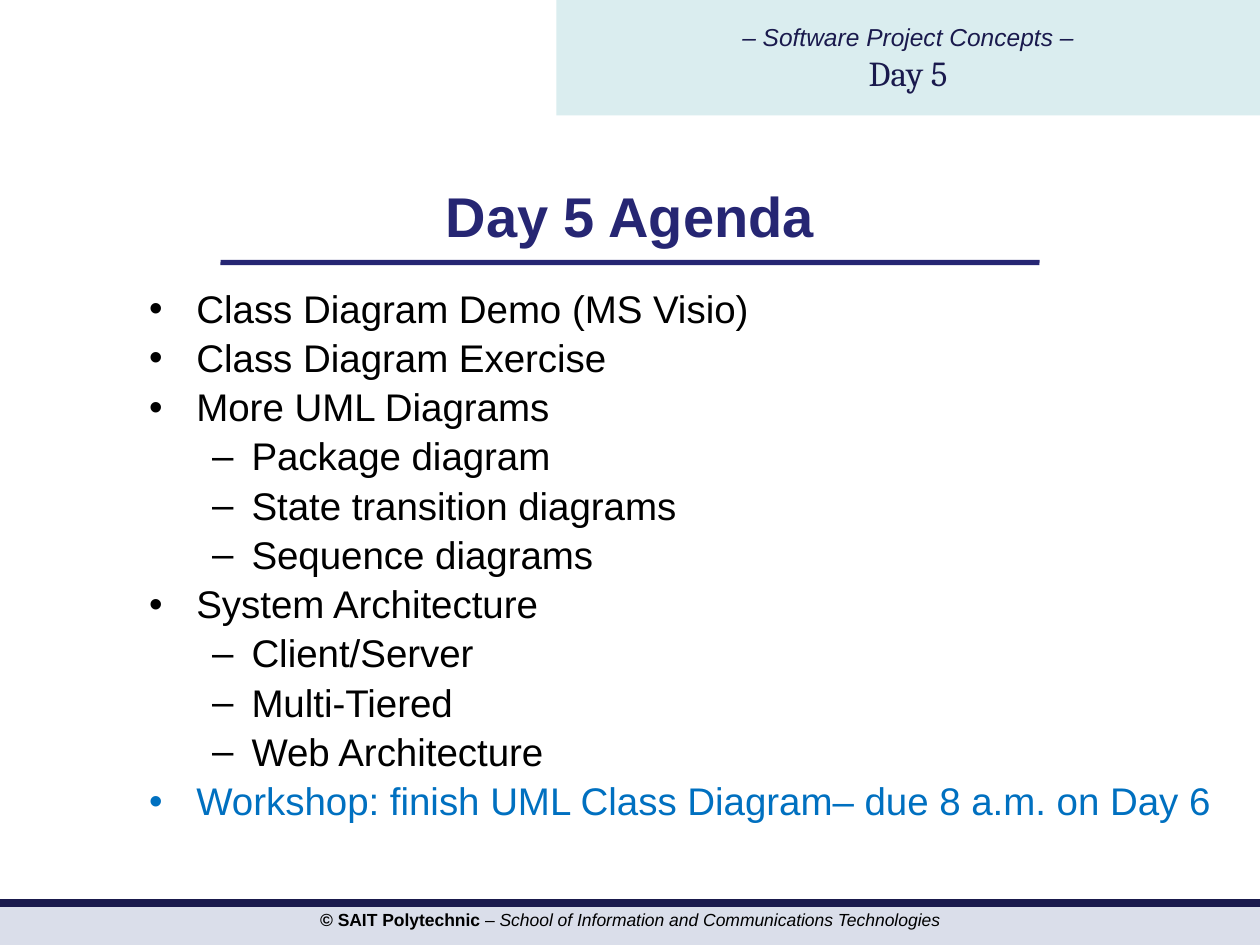
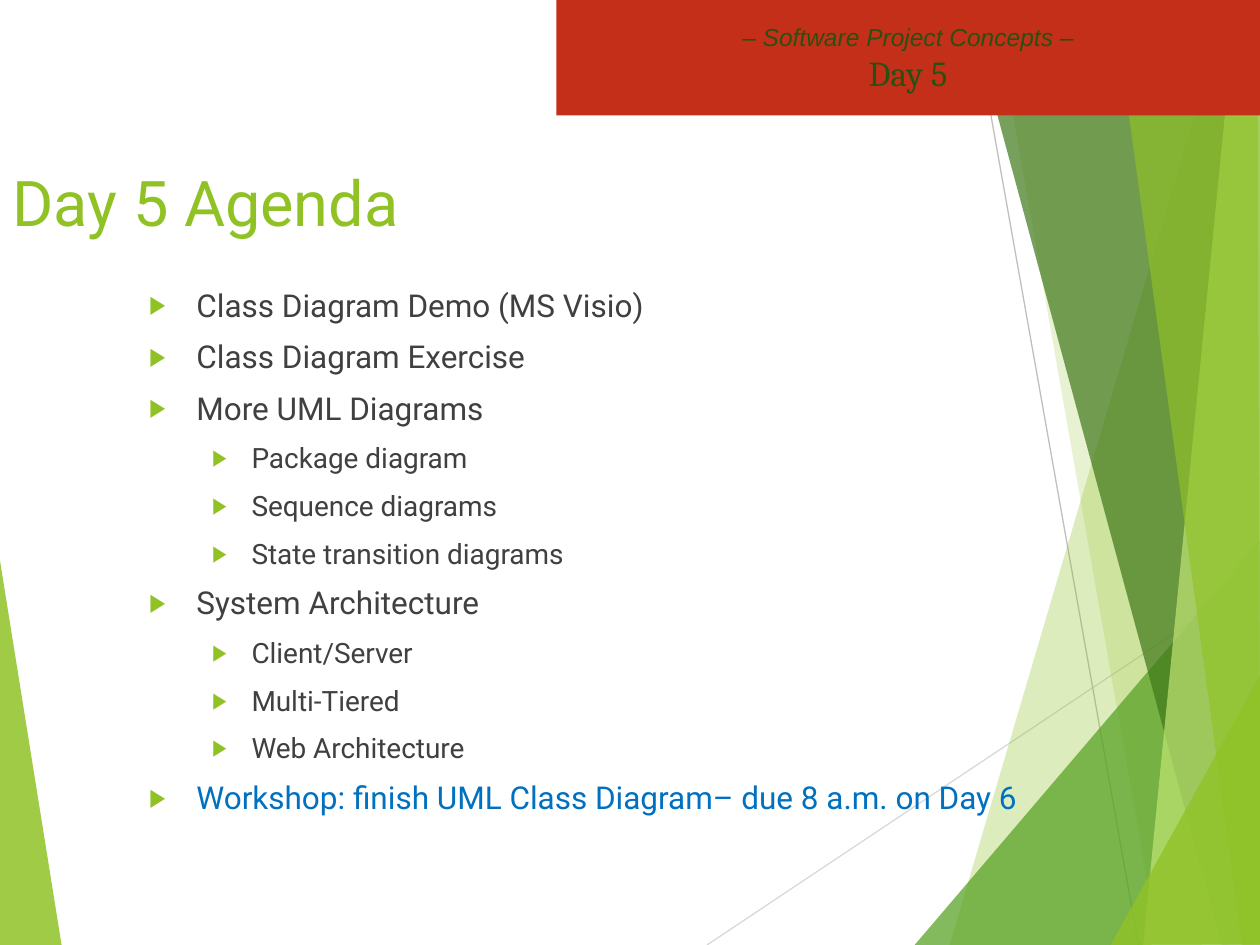
Before and after one commit to hdmdhr/CPRG-210-OSD-Assignment, a slide deck: slide 2 of Project Concepts/PROJ216 Slides Day5.pptx. Drawn at 1260x945 pixels with LibreOffice and Linux fonts; fonts in the diff are those of the drawing; background and template pictures are left out. Boxes give left, top, right and bottom in pixels: in the first picture for what was removed or moved away, otherwise in the second. Text is boxed around its words. In the diff, an @@ line names an element or a change of style, - is before the commit and + after.

```diff
--- a/Project Concepts/PROJ216 Slides Day5.pptx
+++ b/Project Concepts/PROJ216 Slides Day5.pptx
@@ rectangle "– Software Project Concepts – ..." at [557, 0, 1260, 116]: text colour #19194D to #2A5010; fill #DAEDEF to #C42F1A @@
@@ title "Day 5 Agenda" at [13, 178, 398, 240]: size 32 to 36 pt, font Arial to Roboto, text colour #262673 to #90C226, bold off; alignment centre to left; vertical alignment middle to top @@
@@ line removed from (220, 262) to (1040, 262) @@
@@ text at [196, 292, 1017, 817]: size 22 to 18 pt in "Class Diagram Demo (MS Visio)", "Class Diagram Exercise", "More UML Diagrams", "System Architecture" and 1 more places; font Arial to Roboto; text colour #000000 to #404040 in "Class Diagram Demo (MS Visio)", "Class Diagram Exercise", "More UML Diagrams", "Package diagram" and 5 more places; size 22 to 16 pt in "Package diagram", "State transition diagrams", "Client/Server", "Multi-Tiered" and 1 more places; bullet • to ▶; more space between paragraphs; bullet – to ▶ @@
@@ text at [252, 495, 497, 522]: paragraph added @@
+  ▶ Sequence diagrams
@@ text at [252, 541, 593, 576]: paragraph removed @@
-  – Sequence diagrams
@@ group added at [0, 0, 1260, 945]: 8 freeform shapes, 2 lines @@
@@ rectangle removed at [0, 903, 1260, 945] @@
@@ text removed at [338, 913, 940, 930] @@
-© SAIT Polytechnic – School of Information and Communications Technologies
```
Also in this commit, not shown: 17 other slides changed, 11 other files.
